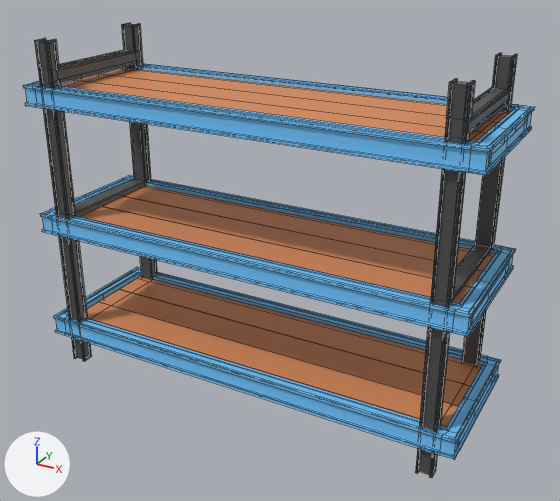
Two versions of the FBX model Assets/Arts/Envi/Props/Box Shelf/Props_BoxShelf_Blue.fbx, one commit apart.
Before and after are seen from a 50 mm lens placed at (2.16, -4.55, 3.44), pointed at (-0.37, 0.04, 1.14). The axes (+X, +Y, +Z) are drawn at lower left. The lights are the same throughout. The first picture is the older version. Mesh edges are drawn as thin lines.

Objects in the first picture: 'Props_BoxShelf_Blue'.
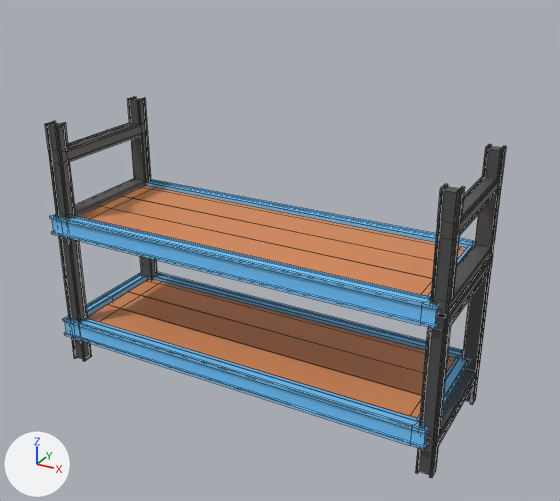
The edits, one by one:
me_cube_186 is used by ob_props_boxshelf_blue; location (0.0, 0.0, 0.0).
me_cube_186 had 1504 vertices, 1486 faces and spanned x -2.2..1.2, y -0.5..0.6, z 0.0..2.6.
me_cube_186 now has 1248 vertices, 1236 faces and spans x -2.1..1.06, y -0.5..0.6, z 0.0..2.0.
me_cube_186 part 1: the loose piece of 176 vertices spanning x -2.2..1.2, y -0.5..0.6, z 2.12..2.28 is deleted.
me_cube_186 part 2: the loose piece of 32 vertices spanning x -2.08..1.18, y 0.19..0.51, z 2.1..2.25 is deleted.
me_cube_186 part 3: the loose piece of 32 vertices spanning x -2.08..1.18, y -0.41..-0.09, z 2.1..2.25 is deleted.
me_cube_186 part 4: the loose piece of 16 vertices spanning x -2.08..1.18, y -0.09..0.18, z 2.2..2.25 is deleted.
me_cube_186 part 5: 452 vertices moved from x -2.2..1.2, y -0.5..0.6, z 1.1..2.6 to x -2.1..1.06, y -0.5..0.6, z 1.1..2.0; 14 vertices removed from x -2.2, y -0.5..0.6, z 1.12..1.28; 14 vertices added at x -2.0, y -0.5..0.6, z 1.12..1.28.
me_cube_186 part 6: 228 vertices moved from x -2.2..1.2, y -0.5..0.6, z 0.2..0.38 to x -2.1..1.0, y -0.5..0.6, z 0.2..0.38; 14 vertices removed from x -2.2, y -0.5..0.6, z 0.22..0.38; 14 vertices added at x -2.0, y -0.5..0.6, z 0.22..0.38.

Location of each change, [x1, y1, x2, y2] in pixels of the pictures (560 x 501 px; the box of a moved part takes in the faces that stretch with it):
'Props_BoxShelf_Blue', reshaped (10% narrower, 16% shorter)
    before: [23, 23, 534, 478]
    after: [45, 97, 506, 478]
part 1 of me_cube_186, deleted (blue)
    before: [23, 64, 534, 175]
part 2 of me_cube_186, deleted (orange)
    before: [101, 68, 510, 122]
part 3 of me_cube_186, deleted
    before: [61, 80, 486, 142]
part 4 of me_cube_186, deleted (orange)
    before: [76, 74, 498, 133]
part 5 of me_cube_186, moved or reshaped
    before: [35, 23, 517, 337]
    after: [45, 97, 506, 329]
part 6 of me_cube_186, moved or reshaped
    before: [53, 267, 501, 460]
    after: [63, 272, 470, 450]
